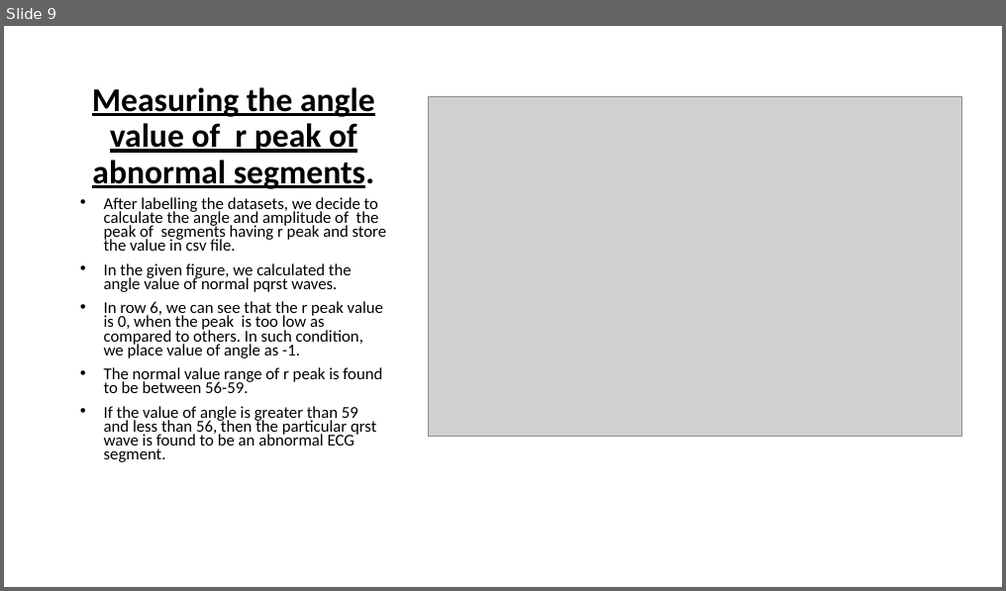
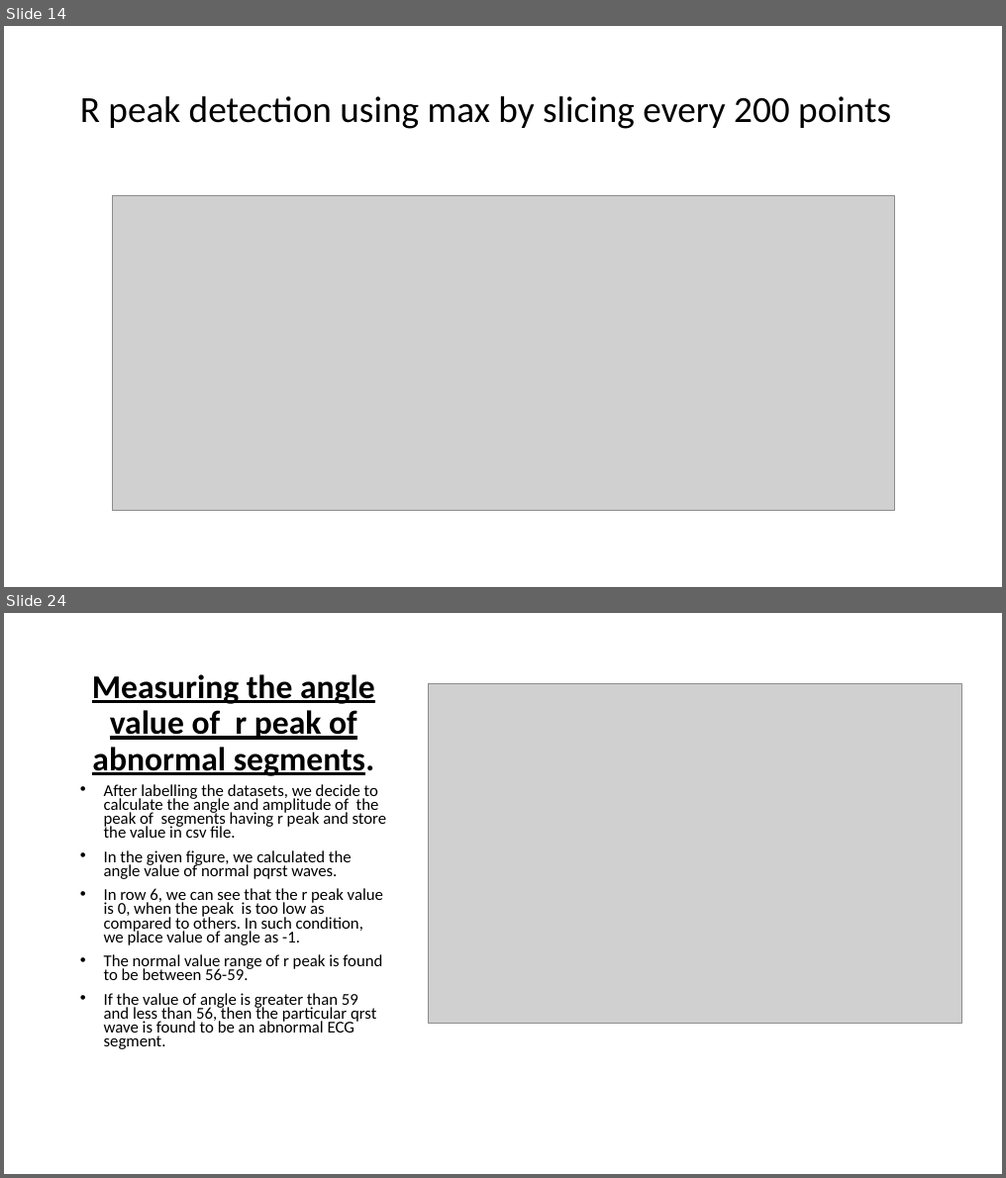
Before and after one commit to SubrataSarkar32/myocardial-ischaemia-detect, a slide deck: 8thsem_ECG signal for mycardial ischaemia and build solution to classify ECG.pptx. Shown one above the other, each under a label of ours: slide 9 before the commit, slides 14 and 24 after it; the slides between them are not shown. The pictures are 1006x591 and 1006x1178 pixels, drawn with LibreOffice and Linux fonts; fonts in the diff are those of the drawing; grey boxes stand for pictures. Boxes give left, top, right and bottom in pixels: in the first picture for what was removed or moved away, otherwise in the second. Text is boxed around its words. In the diff, an @@ line names an element or a change of style, - is before the commit and + after.

```diff
--- a/8thsem_ECG signal for mycardial ischaemia and build solution to classify ECG.pptx
+++ b/8thsem_ECG signal for mycardial ischaemia and build solution to classify ECG.pptx
@@ slide 14 added at (4,26,1002,587), background #FFFFFF @@
@@ title added at (80,96,891,129), 35.5 pt, text #000000 @@
+R peak detection using max by slicing every 200 points
@@ picture added at (112,196,894,511) @@
@@ what was slide 9 is now slide 24 @@
```
Also in this commit, not shown: 11 slides changed, 14 other slides added, 5 other files.
